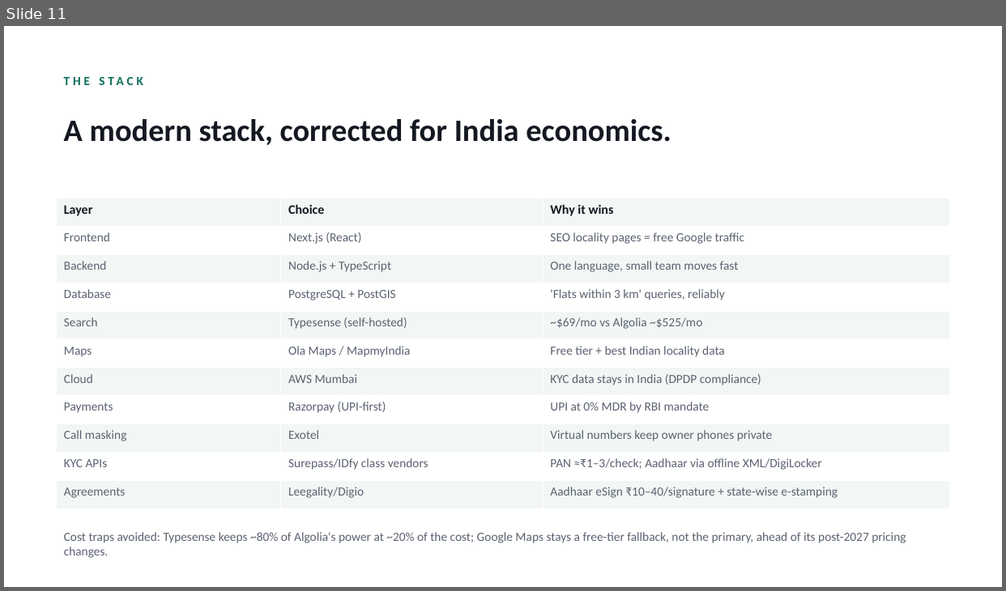
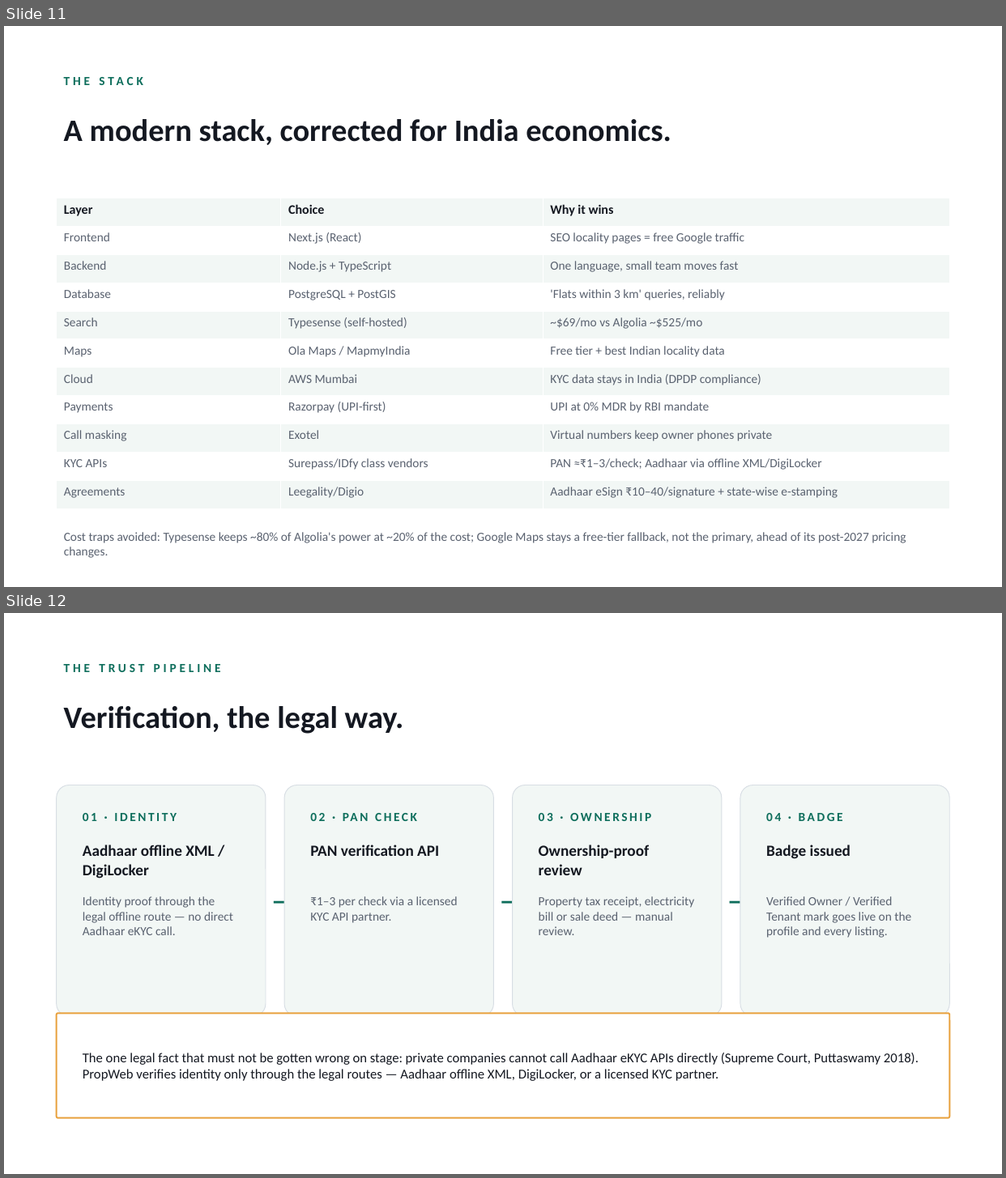
Before and after one commit to CryptoPrism-io/Propweb, a slide deck: docs/PropWeb_Pitch_v2.pptx. Shown one above the other, each under a label of ours: slide 11 before the commit, slides 11 and 12 after it. The pictures are 1006x591 and 1006x1178 pixels, drawn with LibreOffice and Linux fonts; fonts in the diff are those of the drawing. Boxes give left, top, right and bottom in pixels: in the first picture for what was removed or moved away, otherwise in the second. Text is boxed around its words. In the diff, an @@ line names an element or a change of style, - is before the commit and + after.

Commit message:
feat: add Trust pipeline slide; fix slide-partname collision on remove+add
python-pptx's slide-partname generator (_next_slide_partname) is a naive
len(sldIdLst)+1 counter with no uniqueness check. Removing the old combined
stack+budget slide from inside add_stack_slide (before later slides were
added) let a subsequent add_blank_slide reuse an already-used partname,
silently duplicating ppt/slides/slide12.xml and dropping the Stack slide's
content on save. Now the old slide is retired once, after all new slides
for this build are added.

```diff
--- a/docs/PropWeb_Pitch_v2.pptx
+++ b/docs/PropWeb_Pitch_v2.pptx
@@ slide 12 added at bbox=[4, 613, 1002, 1174], background #FFFFFF @@
@@ text added at bbox=[64, 664, 221, 672], 12 pt, text #0E6E5C, bold @@
+THE TRUST PIPELINE
@@ text added at bbox=[64, 706, 404, 734], 30 pt, text #141821, bold @@
+Verification, the legal way.
@@ rounded rectangle added at bbox=[57, 786, 266, 1016], fill #F2F7F5, outline #D8DEE4 0.75 pt @@
@@ rounded rectangle added at bbox=[285, 786, 494, 1016], fill #F2F7F5, outline #D8DEE4 0.75 pt @@
@@ rounded rectangle added at bbox=[513, 786, 722, 1016], fill #F2F7F5, outline #D8DEE4 0.75 pt @@
@@ rounded rectangle added at bbox=[740, 786, 950, 1016], fill #F2F7F5, outline #D8DEE4 0.75 pt @@
@@ text added at bbox=[83, 813, 177, 821], 12 pt, text #0E6E5C, bold @@
+01 · IDENTITY
@@ text added at bbox=[539, 813, 651, 821], 12 pt, text #0E6E5C, bold @@
+03 · OWNERSHIP
@@ text added at bbox=[766, 813, 843, 821], 12 pt, text #0E6E5C, bold @@
+04 · BADGE
@@ text added at bbox=[83, 845, 215, 879], 15 pt, text #141821, bold @@
+Aadhaar offline XML / DigiLocker
@@ text added at bbox=[310, 845, 387, 905], 12 pt, text #0E6E5C, bold @@
+02 · PAN CHECK
@@ text added at bbox=[341, 845, 439, 856], 15 pt, text #141821, bold @@
+PAN verification API
@@ text added at bbox=[539, 845, 649, 875], 15 pt, text #141821, bold @@
+Ownership-proof review
@@ text added at bbox=[766, 845, 850, 859], 15 pt, text #141821, bold @@
+Badge issued
@@ text added at bbox=[83, 897, 233, 935], 12 pt, text #5A6270 @@
+Identity proof through the legal offline route — no direct Aadhaar eKYC call.
@@ text added at bbox=[266, 884, 285, 918], 20 pt, text #0E6E5C, bold @@
+→
@@ text added at bbox=[310, 897, 458, 923], 12 pt, text #5A6270 @@
+₹1–3 per check via a licensed KYC API partner.
@@ text added at bbox=[493, 884, 513, 918], 20 pt, text #0E6E5C, bold @@
+→
@@ text added at bbox=[539, 897, 694, 935], 12 pt, text #5A6270 @@
+Property tax receipt, electricity bill or sale deed — manual review.
@@ text added at bbox=[722, 884, 740, 918], 20 pt, text #0E6E5C, bold @@
+→
@@ text added at bbox=[766, 897, 911, 938], 12 pt, text #5A6270 @@
+Verified Owner / Verified Tenant mark goes live on the profile and every listing.
@@ rounded rectangle added at bbox=[57, 1013, 949, 1118], fill #FFFFFF, outline #E8A13D 1.5 pt @@
@@ text added at bbox=[83, 1053, 918, 1081], 13 pt, text #141821 @@
+The one legal fact that must not be gotten wrong on stage: private companies cannot call Aadhaar eKYC APIs directly (Supreme Court, Puttaswamy 2018). PropWeb verifies identity only through the legal routes — Aadhaar offline XML, DigiLocker, or a licensed KYC partner.
```
Also in this commit, not shown: 3 other files.
